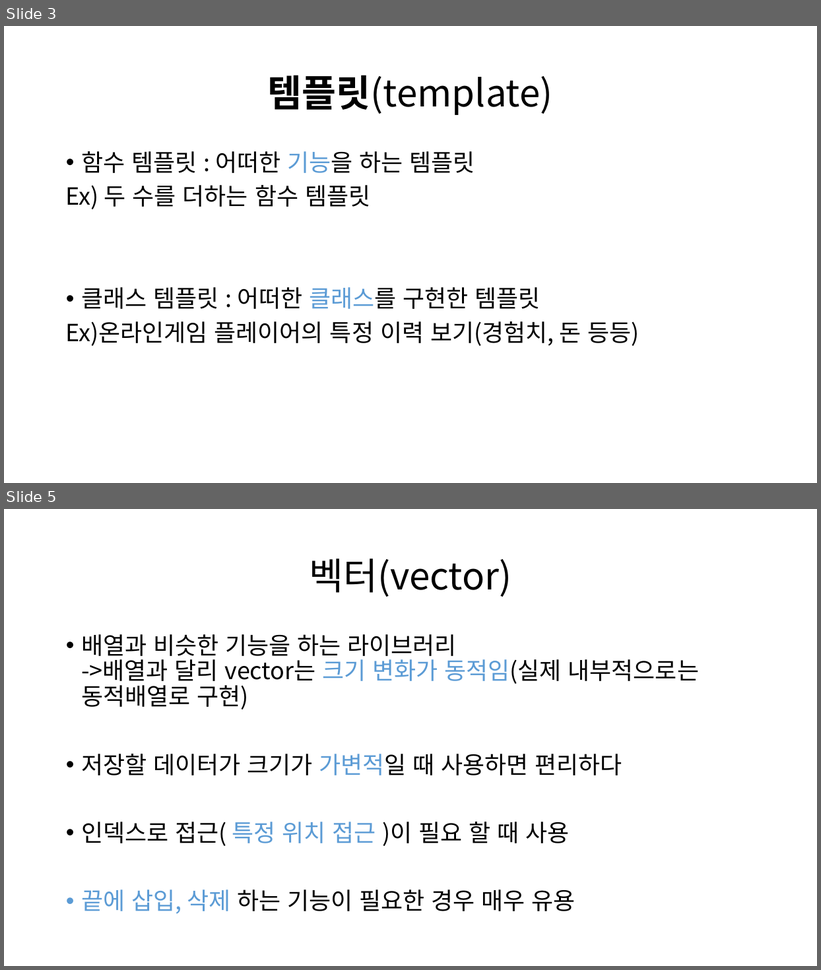
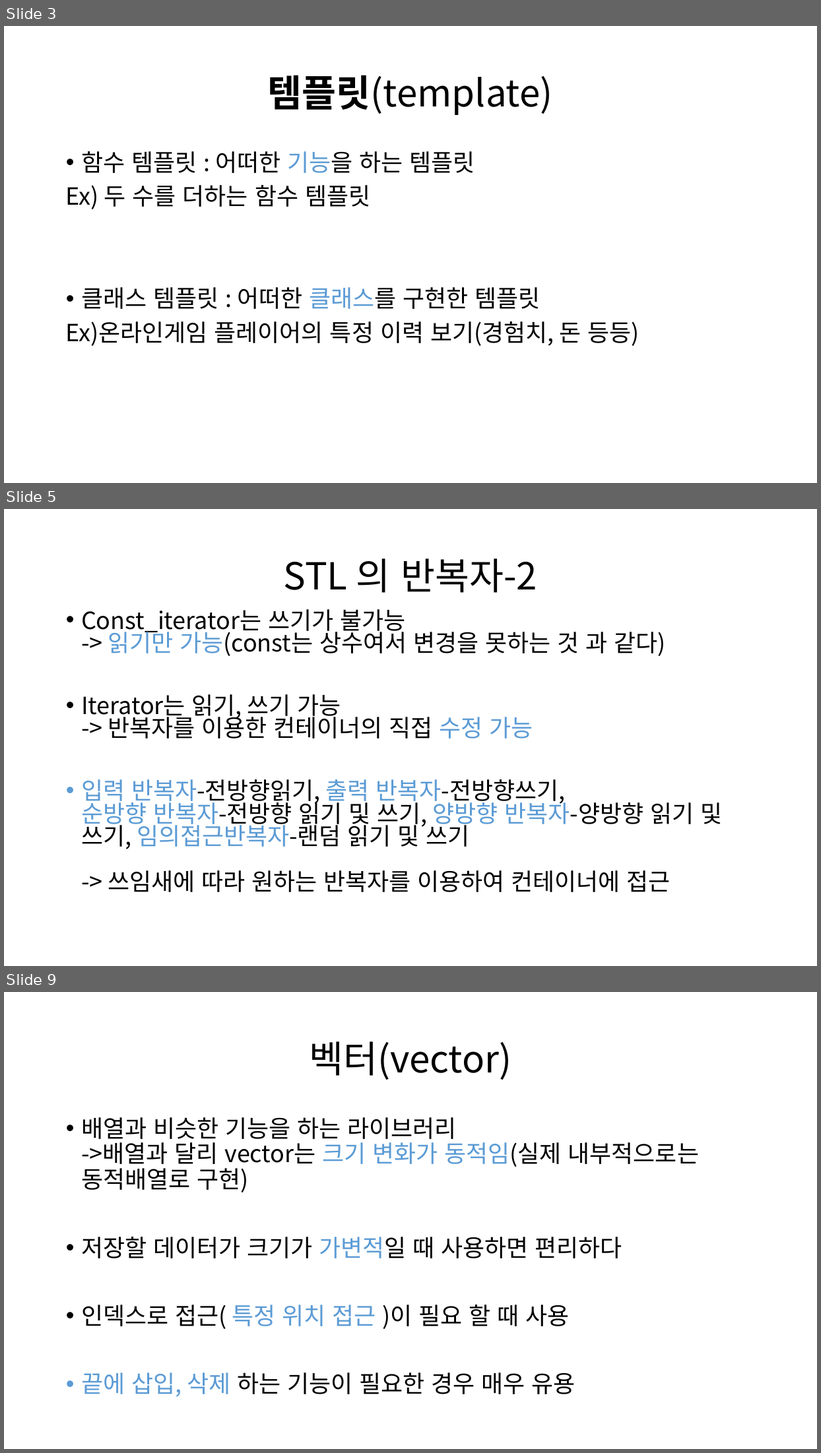
Before and after one commit to LeeInJae/meteor, a slide deck: Study/20131007_LeeInJae/STL.pptx. Shown one above the other, each under a label of ours: slides 3 and 5 before the commit, slides 3, 5 and 9 after it; the slides between them are not shown. The pictures are 821x970 and 821x1453 pixels, drawn with LibreOffice and Linux fonts; fonts in the diff are those of the drawing. Boxes give left, top, right and bottom in pixels: in the first picture for what was removed or moved away, otherwise in the second. Text is boxed around its words. In the diff, an @@ line names an element or a change of style, - is before the commit and + after.

```diff
--- a/Study/20131007_LeeInJae/STL.pptx
+++ b/Study/20131007_LeeInJae/STL.pptx
@@ slide 5 added at [4,509,817,966], background #FFFFFF @@
@@ title added at [284,559,537,593], 44 pt, text #000000 @@
+STL 의 반복자-2
@@ text added at [81,609,722,892], 28 pt, text #000000 @@
+• Const_iterator는 쓰기가 불가능
+  -> 읽기만 가능(const는 상수여서 변경을 못하는 것 과 같다)
+• Iterator는 읽기, 쓰기 가능
+  -> 반복자를 이용한 컨테이너의 직접 수정 가능
+• 입력 반복자-전방향읽기, 출력 반복자-전방향쓰기,
+  순방향 반복자-전방향 읽기 및 쓰기, 양방향 반복자-양방향 읽기 및 쓰기, 임의접근반복자-랜덤 읽기 및 쓰기
+  -> 쓰임새에 따라 원하는 반복자를 이용하여 컨테이너에 접근
@@ what was slide 5 is now slide 9 @@
```
Also in this commit, not shown: 3 slides changed, 9 other slides added, 2 other files.
